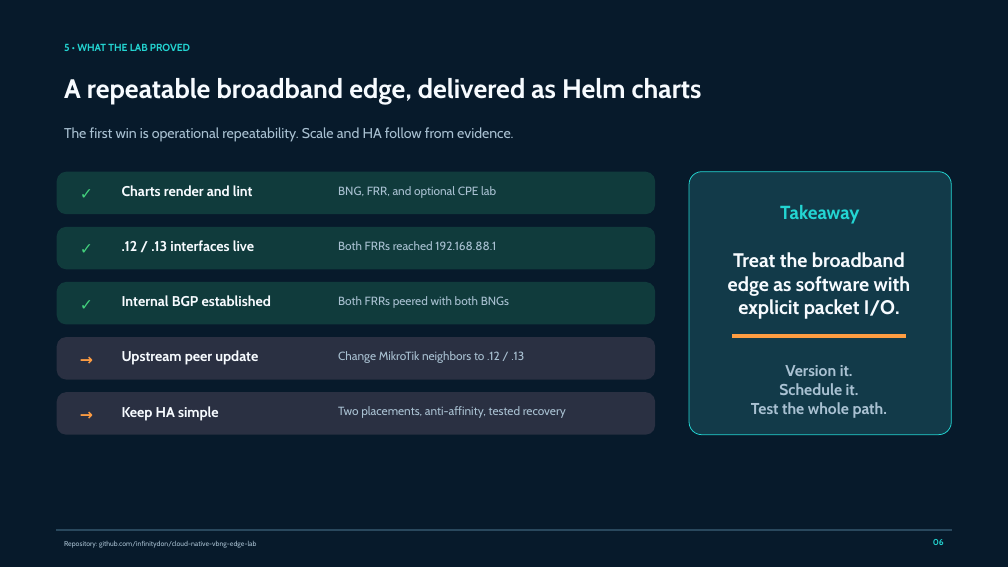
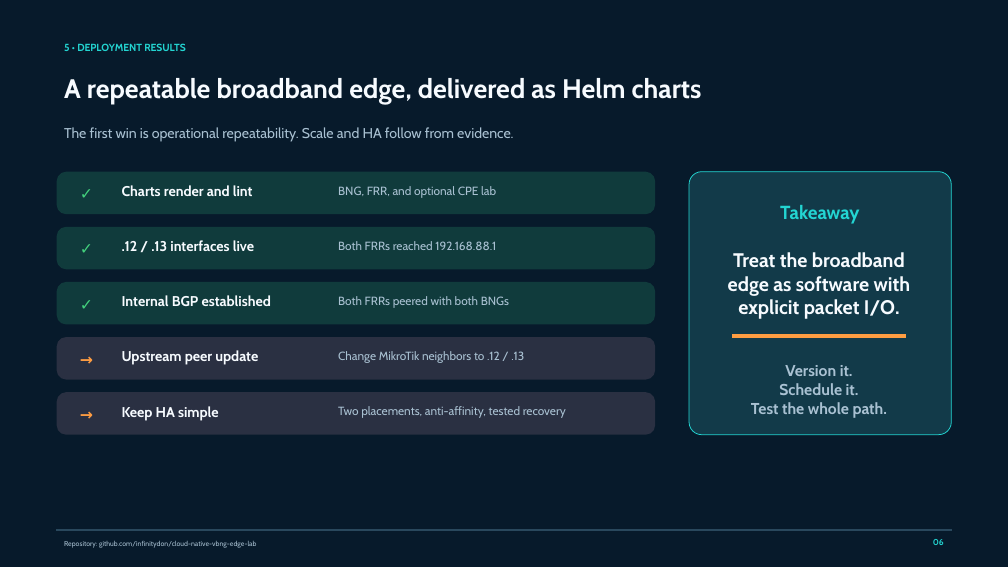
Before and after one commit to infinitydon/cloud-native-vbng-edge-lab, a slide deck: slide 6 of presentation/cloud-native-vbng-edge.pptx. Drawn at 1008x567 pixels with LibreOffice and Linux fonts; fonts in the diff are those of the drawing. Boxes give left, top, right and bottom in pixels: in the first picture for what was removed or moved away, otherwise in the second. Text is boxed around its words. In the diff, an @@ line names an element or a change of style, - is before the commit and + after.

```diff
--- a/presentation/cloud-native-vbng-edge.pptx
+++ b/presentation/cloud-native-vbng-edge.pptx
@@ text at bbox=[64, 43, 186, 51]: text changed @@
-5 • WHAT THE LAB PROVED
+5 • DEPLOYMENT RESULTS
```
Also in this commit, not shown: 3 other slides changed.
